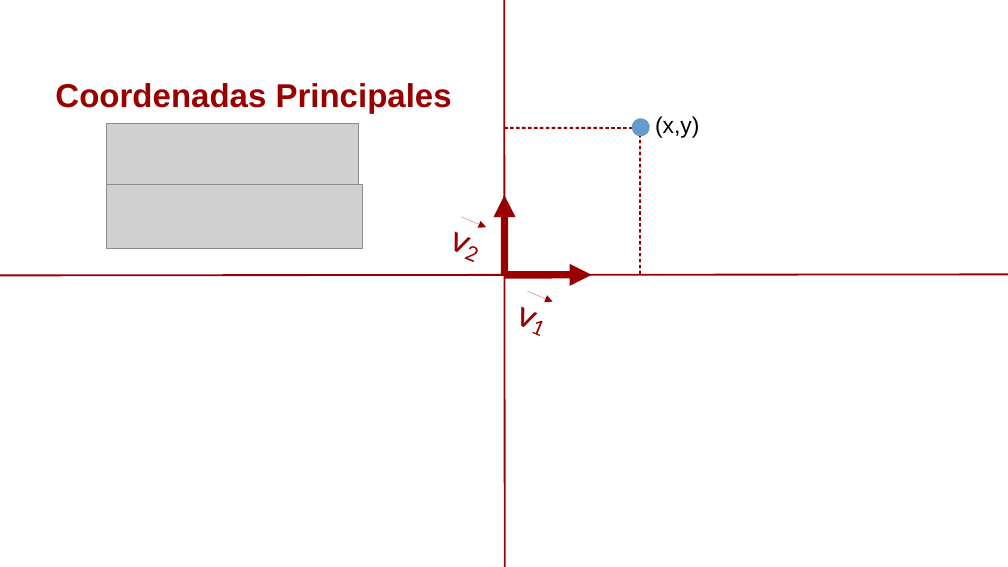
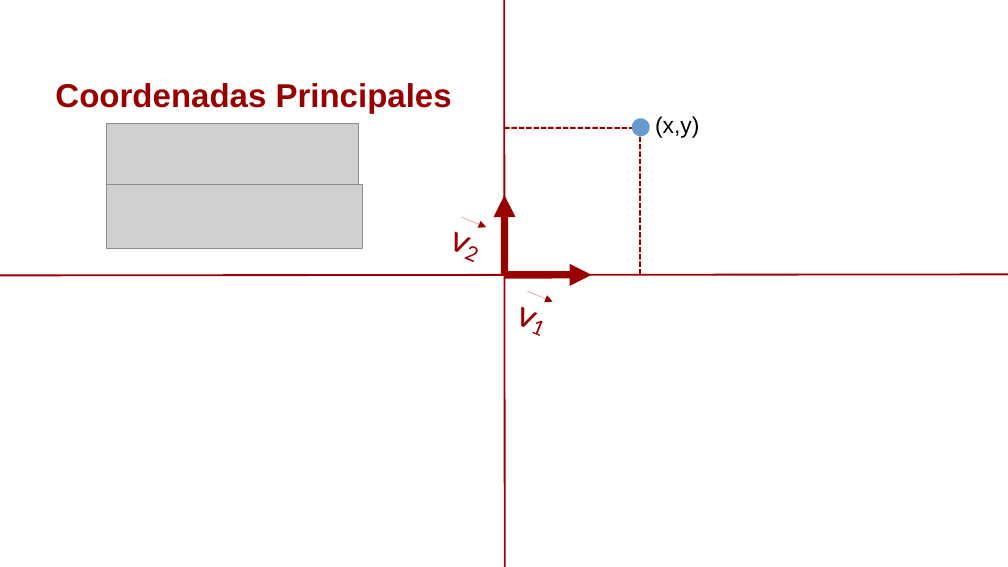
Before and after one commit to Ciencia-Computacional-HIMFG/Reduccion-Dimensionalidad, a slide deck: slide 23 of PCA/materiales/Intro_PCA.odp. Drawn at 1008x567 pixels with LibreOffice and Linux fonts; fonts in the diff are those of the drawing; grey boxes stand for pictures. Boxes give left, top, right and bottom in pixels: in the first picture for what was removed or moved away, otherwise in the second. Text is boxed around its words. In the diff, an @@ line names an element or a change of style, - is before the commit and + after.

```diff
--- a/PCA/materiales/Intro_PCA.odp
+++ b/PCA/materiales/Intro_PCA.odp
@@ line (504, 128) - (640, 128): stroke #990000 1.45 pt to #990000 1.45 pt dashed @@
@@ line (640, 274) - (640, 128): stroke #990000 1.45 pt to #990000 1.45 pt dashed @@
```
Also in this commit, not shown: 2 other slides changed, 21 slides added, 1 other file.
